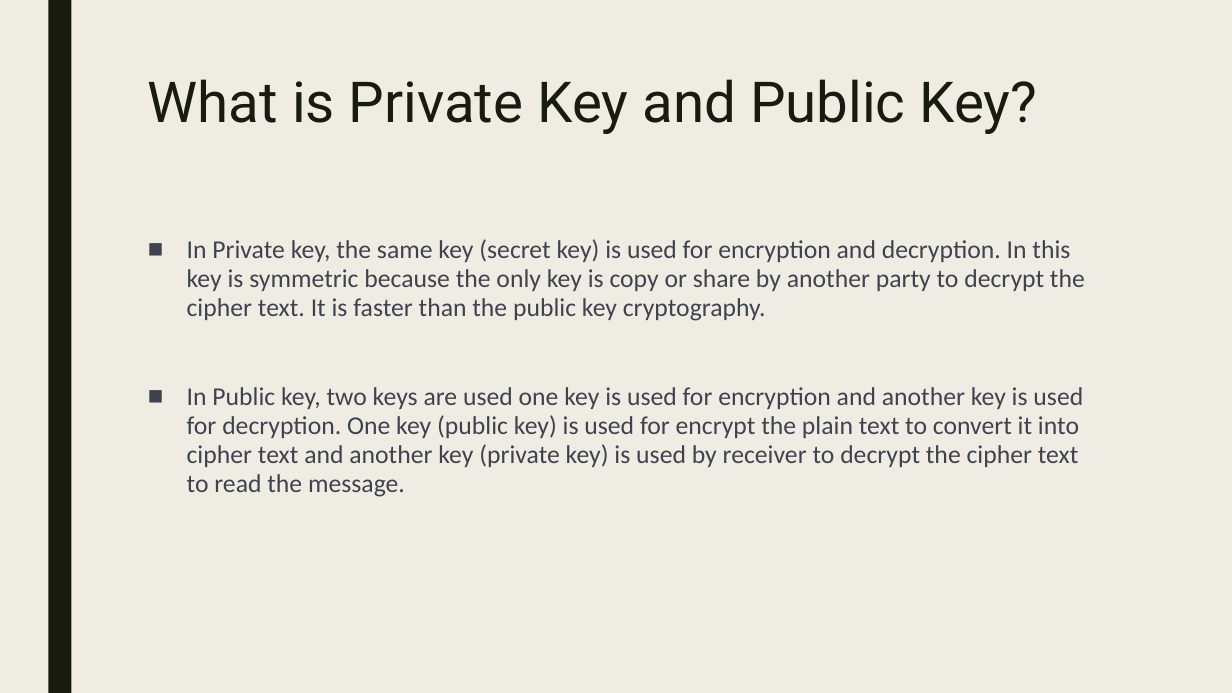
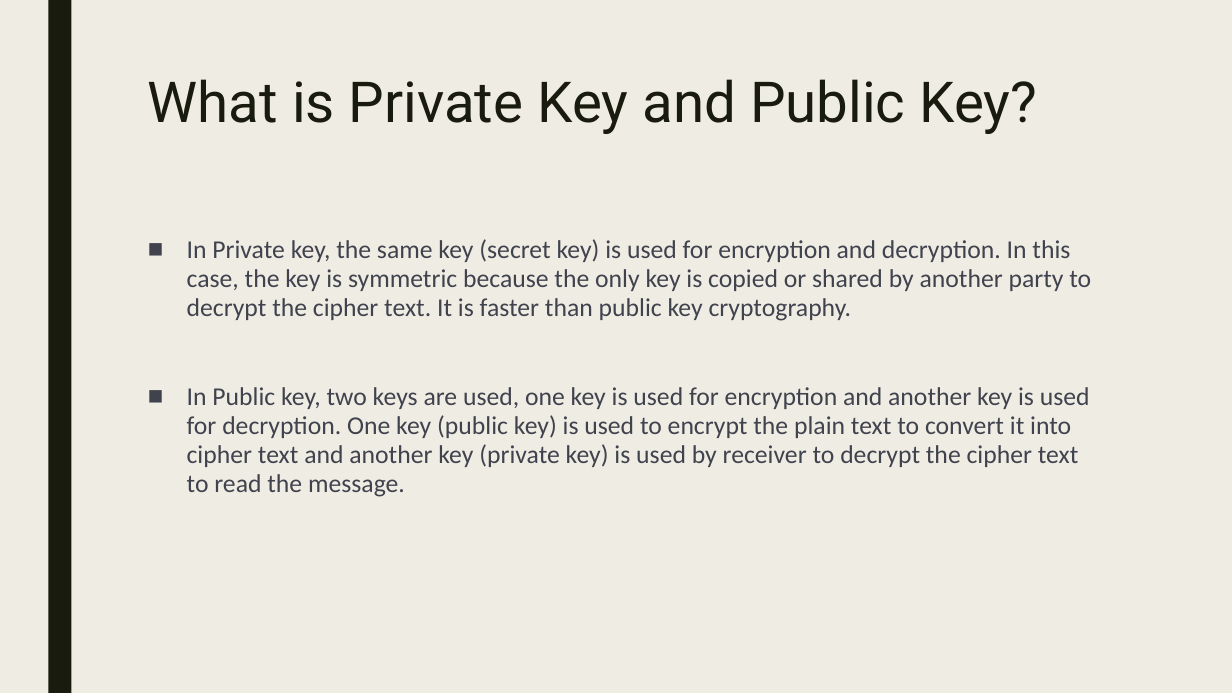
Before and after one commit to Jaidev810/ECC-Cipher, a slide deck: slide 3 of Ecc Cipher.pptx. Drawn at 1232x693 pixels with LibreOffice and Linux fonts; fonts in the diff are those of the drawing. Boxes give left, top, right and bottom in pixels: in the first picture for what was removed or moved away, otherwise in the second. Text is boxed around its words. In the diff, an @@ line names an element or a change of style, - is before the commit and + after.

Commit message:
Presentation edited

```diff
--- a/Ecc Cipher.pptx
+++ b/Ecc Cipher.pptx
@@ text at [187, 239, 1091, 497]: text changed @@
-■ In Private key, the same key (secret key) is used for encryption and decryption. In this key is symmetric because the only key is copy or share by another party to decrypt the cipher text. It is faster than the public key cryptography.
-■ In Public key, two keys are used one key is used for encryption and another key is used for decryption. One key (public key) is used for encrypt the plain text to convert it into cipher text and another key (private key) is used by receiver to decrypt the cipher text to read the message.
+■ In Private key, the same key (secret key) is used for encryption and decryption. In this case, the key is symmetric because the only key is copied or shared by another party to decrypt the cipher text. It is faster than public key cryptography.
+■ In Public key, two keys are used, one key is used for encryption and another key is used for decryption. One key (public key) is used to encrypt the plain text to convert it into cipher text and another key (private key) is used by receiver to decrypt the cipher text to read the message.
```
Also in this commit, not shown: 1 other slide changed, 1 slide added, 1 slide removed.
